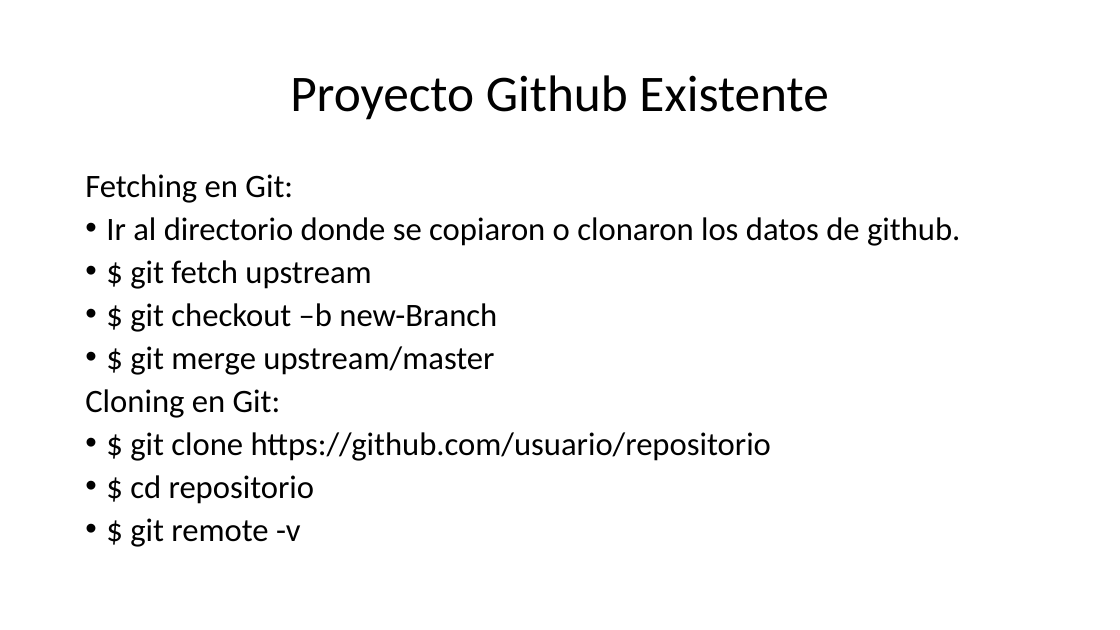
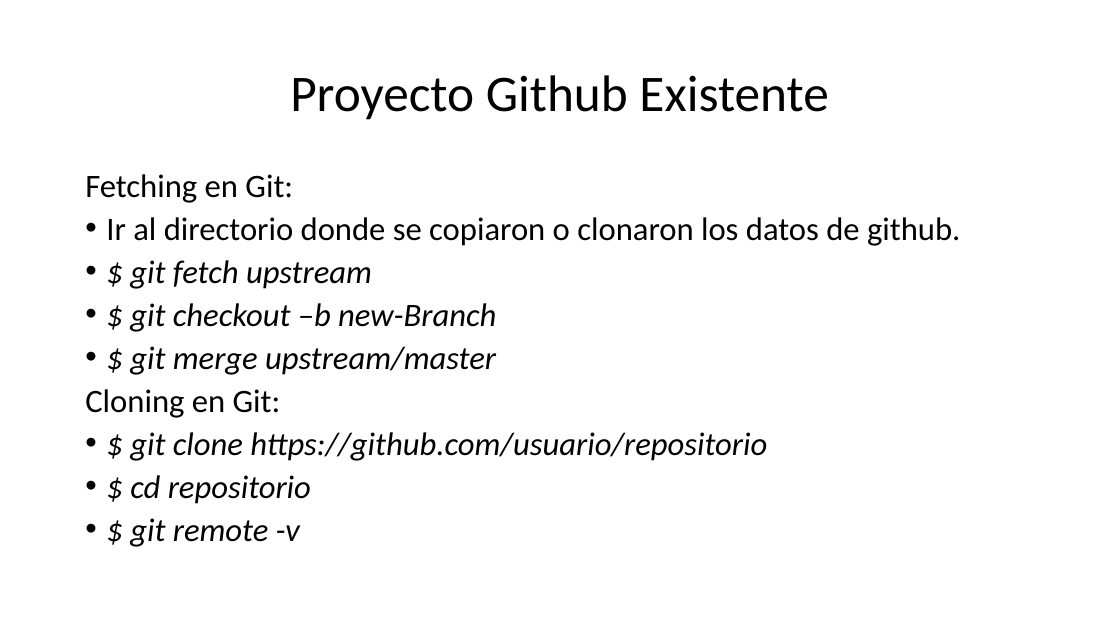
Before and after one commit to arredondo1993/3ra-sesion, a slide deck: slide 28 of github.pptx (slide 29 before the commit). Drawn at 1120x630 pixels with LibreOffice and Linux fonts; fonts in the diff are those of the drawing. Boxes give left, top, right and bottom in pixels: in the first picture for what was removed or moved away, otherwise in the second. Text is boxed around its words. In the diff, an @@ line names an element or a change of style, - is before the commit and + after.

```diff
--- a/github.pptx
+++ b/github.pptx
@@ text at (x1=130, y1=260, x2=767, y2=547): italic on in "$ git fetch upstream", "$ git checkout –b new-Branch", "$ git merge upstream/master", "$ git clone https://github.com/usuario/repositorio" and 2 more places @@
```
Also in this commit, not shown: 7 other slides changed, 1 slide removed, 1 other file.
